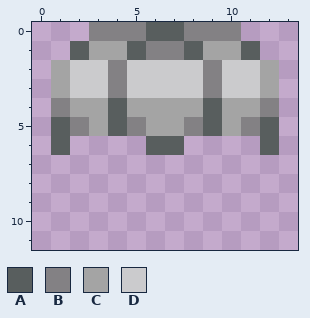
A pixel-art sprite gets an edit: Items/Pets/Gelatin_Bloom_Brooch_Top.png. Above is the file before it was changed.
The file is 28x40 pixels, drawn in blocks of 2x2; one block is one cell here. Colours within 5 levels of each other are drawn and written as one. Shown: x 0..13, y 0..11.
Palette (. is transparent): A #585e5e  B #838184  C #a4a4a4  D #cbcbcd
Pixels before, first column x 1:
0 ..BBBAABBB..
1 .ACCABBACCA.
2 CDDBDDDDBDDC
3 CDDBDDDDBDDC
4 BCCACCCCACCB
5 ABCABCCBACBA
6 A....AA....A
After the commit:
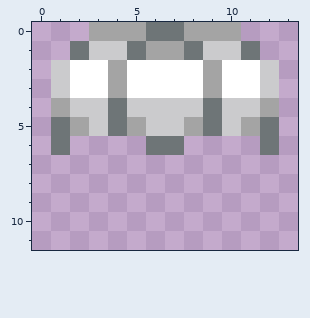
Log entry: Gelatin Bloom Brooch (no custom AI yet)
Edits made:
colour A: #585e5e -> #6e7577
colour B: #838184 -> #a4a4a4
colour C: #a4a4a4 -> #cbcbcd
colour D: #cbcbcd -> #ffffff
Pixel boxes of the changes (left, top, right, bottom) in both pictures:
changed: (51, 22, 279, 155)
